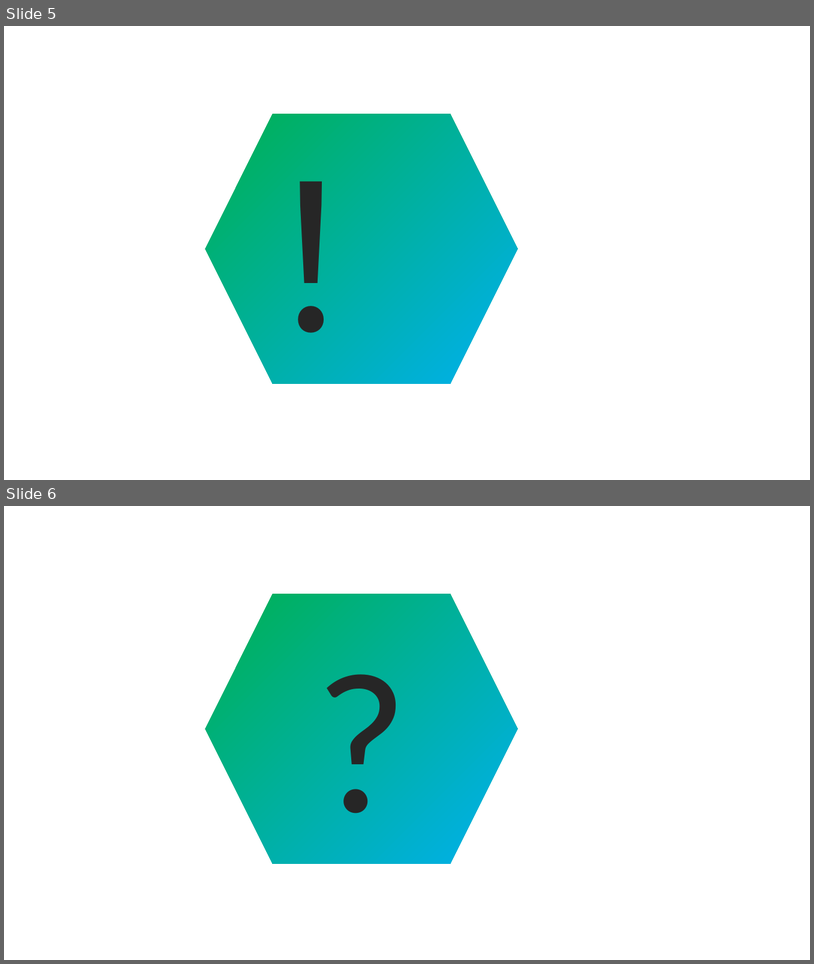
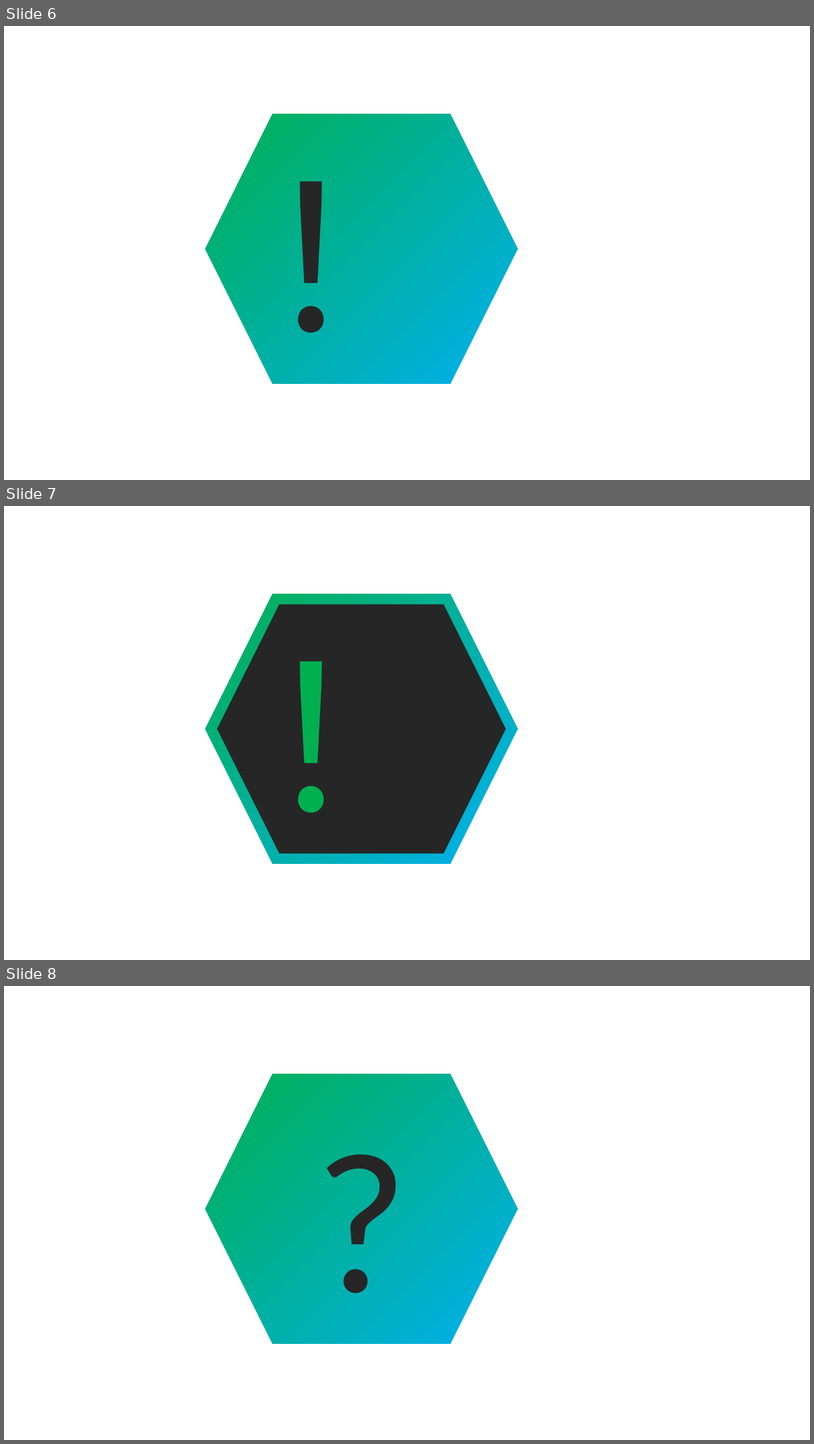
Before and after one commit to gpsnmeajp/VirtualMotionTracker, a slide deck: docs/logo.pptx. Shown one above the other, each under a label of ours: slides 5 and 6 before the commit, slides 6, 7 and 8 after it. The pictures are 814x964 and 814x1444 pixels, drawn with LibreOffice and Linux fonts; fonts in the diff are those of the drawing. Boxes give left, top, right and bottom in pixels: in the first picture for what was removed or moved away, otherwise in the second. Text is boxed around its words. In the diff, an @@ line names an element or a change of style, - is before the commit and + after.

```diff
--- a/docs/logo.pptx
+++ b/docs/logo.pptx
@@ slide 7 added at (4,506,810,960), background #FFFFFF @@
@@ hexagon added at (206,594,518,864), fill gradient #00B050 to #00B0F0 @@
@@ hexagon added at (217,604,506,853), fill #262626 @@
@@ text added at (254,608,469,858), 239 pt, text gradient #00B050 to #00B0F0 @@
+！
@@ what was slide 5 is now slide 6 @@
@@ what was slide 6 is now slide 8 @@
```
Also in this commit, not shown: 3 other slides added, 24 other files.
